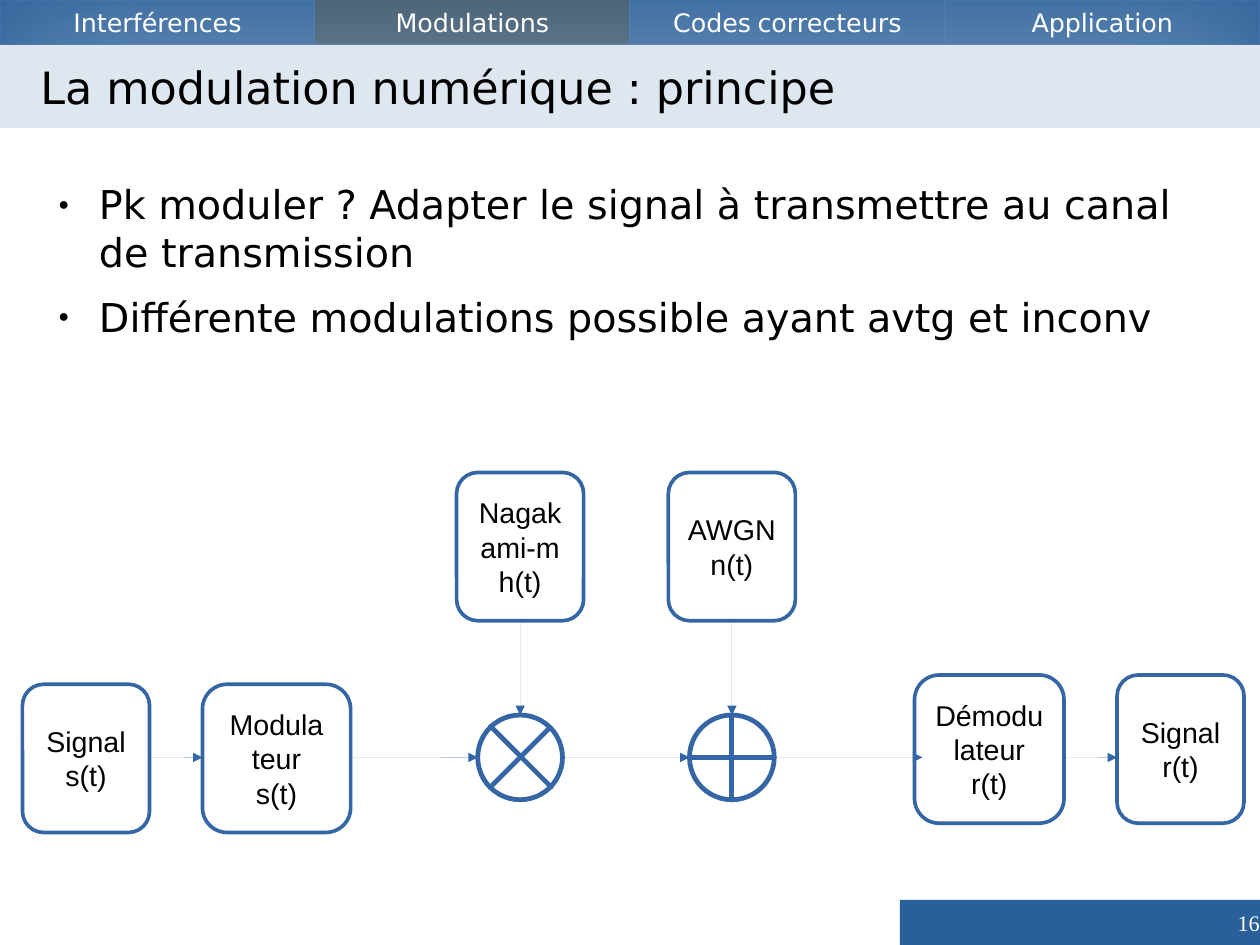
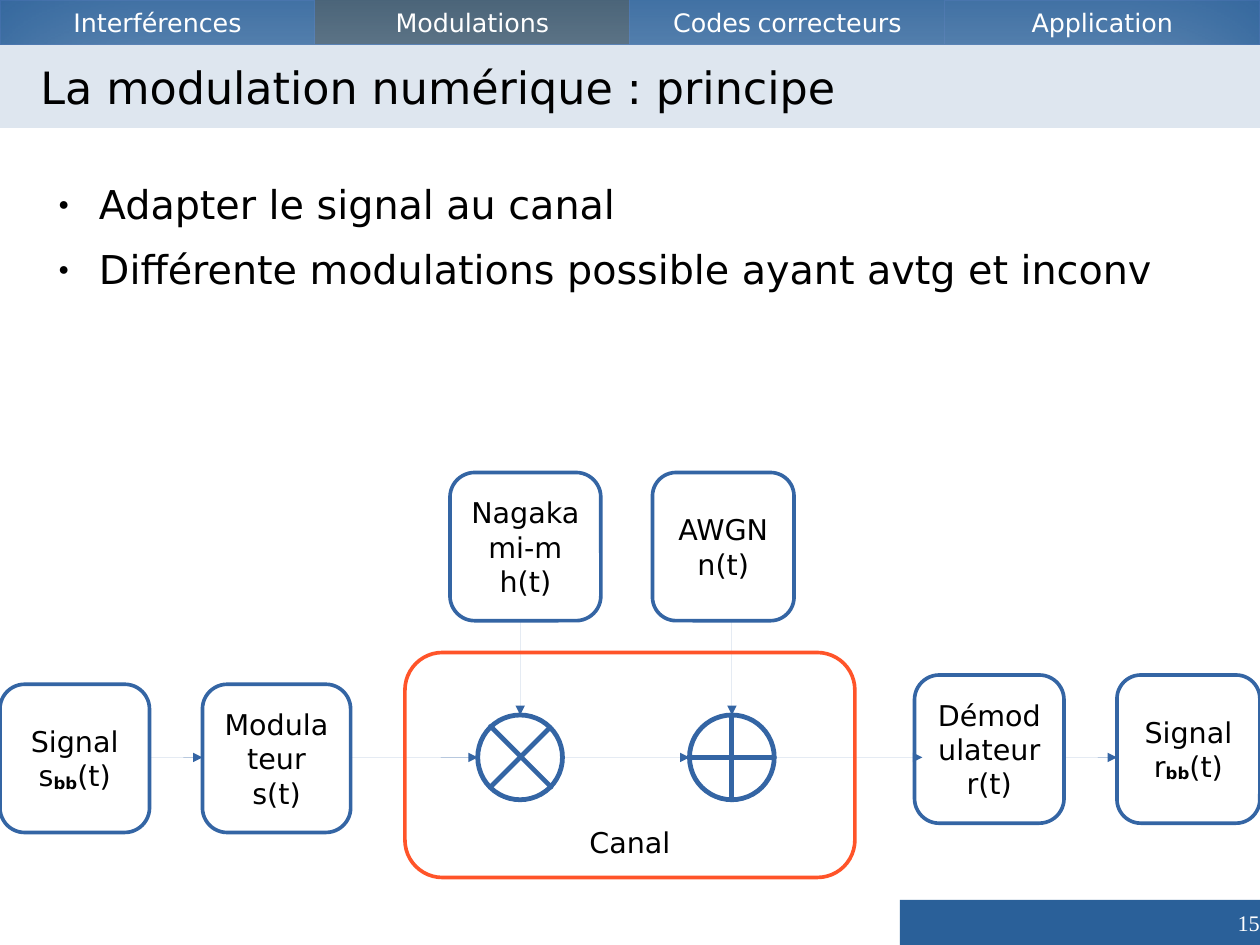
Before and after one commit to Vzrod/tipe, a slide deck: slide 15 of TIPE.odp (slide 16 before the commit). Drawn at 1260x945 pixels with LibreOffice and Linux fonts; fonts in the diff are those of the drawing. Boxes give left, top, right and bottom in pixels: in the first picture for what was removed or moved away, otherwise in the second. Text is boxed around its words. In the diff, an @@ line names an element or a change of style, - is before the commit and + after.

Commit message:
Up pptx

```diff
--- a/TIPE.odp
+++ b/TIPE.odp
@@ text at [99, 189, 614, 228]: text changed @@
-● Pk moduler ? Adapter le signal à transmettre au canal de transmission
+● Adapter le signal au canal
@@ rounded rectangle added at [450, 472, 601, 621], outline #3465A4 2.3 pt, 18 pt, text #000000 @@
+Nagakami-m
+h(t)
@@ freeform shape removed at [456, 472, 583, 621] @@
-Nagakami-m
-h(t)
@@ freeform shape "AWGN" at [653, 472, 795, 621]: font Arial to DejaVu Sans @@
@@ freeform shape "AWGN": place and size @@
-freeform shape "AWGN" at [669, 472, 796, 621]
+freeform shape "AWGN" at [653, 472, 795, 621]
@@ rounded rectangle added at [405, 653, 855, 878], outline #FF5429 2.3 pt, 18 pt, text #000000 @@
+Canal
@@ rounded rectangle added at [0, 685, 150, 834], outline #3465A4 2.3 pt, 18 pt, text #000000 @@
+Signal
+sbb(t)
@@ freeform shape removed at [23, 685, 150, 834] @@
-Signal
-s(t)
@@ rounded rectangle "Démodulateur" at [915, 676, 1064, 824]: font Arial to DejaVu Sans @@
@@ freeform shape "Signal": place and size @@
-freeform shape "Signal" at [1117, 676, 1244, 824]
+freeform shape "Signal" at [1117, 676, 1260, 824]
@@ text in rounded rectangle at [230, 714, 324, 770]: text changed; font Arial to DejaVu Sans @@
-Modula
-teur
+Modulateur
@@ text in freeform shape at [1145, 721, 1233, 749]: font Arial to DejaVu Sans in "Signal" @@
@@ text in freeform shape at [1189, 755, 1222, 781]: text changed; font Arial to DejaVu Sans @@
-r(t)
+rbb(t)
@@ text in rounded rectangle at [252, 782, 300, 808]: font Arial to DejaVu Sans in "s(t)" @@
@@ page number at [1238, 916, 1260, 932]: text changed @@
-16
+15
```
Also in this commit, not shown: 6 other slides changed, 2 slides added, 2 slides removed, 1 other file.
